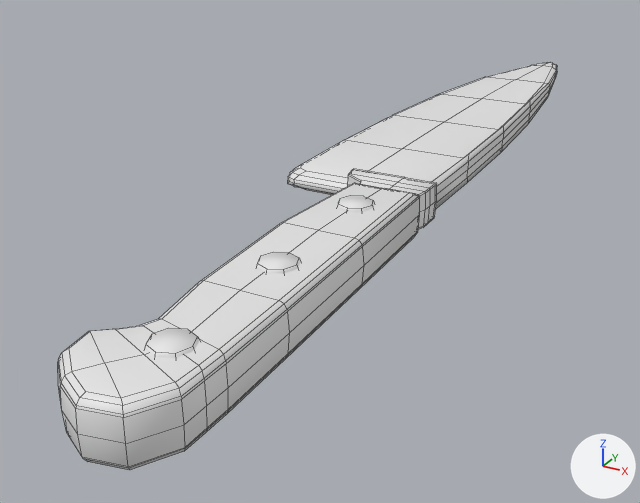
The FBX model Assets/models/tools_kitchen knife.fbx, before and after one commit.
Both versions are drawn from a 50 mm camera at (0.081, -0.192, 0.069) aimed at (-0.018, -0.012, -0.021). Lighting does not change. The marker at lower right points along +X, +Y and +Z. Mesh edges are drawn as thin lines.

The older version as bpy lines, for what is in view:
```python
me_tools_kitchen_knife = bpy.data.meshes.new('tools_kitchen knife')
me_tools_kitchen_knife.from_pydata(...)  # 490 vertices, 448 faces; spans x -0.024..0.017, y -0.122..0.134, z -0.006..0.006
ob_tools_kitchen_knife = bpy.data.objects.new('tools_kitchen knife', me_tools_kitchen_knife)
ob_tools_kitchen_knife.location = (0.0, 0.0, 0.0)
```
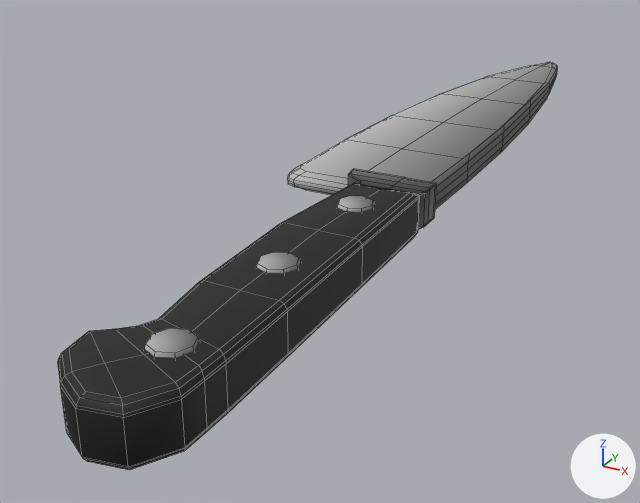
Changed parts and their boxes [x1, y1, x2, y2] in the pictures (640 x 503 px):
part 1 of me_tools_kitchen_knife, cut back: before [58, 175, 437, 467]; after [61, 175, 437, 467]
part 2 of me_tools_kitchen_knife, recoloured (white to grey): [58, 62, 557, 470] in both

The change in detail:
Picture 'texture_atlas.psd' (img_texture_atlas_psd) is new.
Material 'Texture_atlas' (mat_texture_atlas) is new.
Its texture is img_texture_atlas_psd.
Its roughness is 0.69.
me_tools_kitchen_knife is used by ob_tools_kitchen_knife; location (0.0, 0.0, 0.0).
me_tools_kitchen_knife had 490 vertices, 448 faces and spanned x -0.024..0.017, y -0.122..0.134, z -0.006..0.006.
me_tools_kitchen_knife now has 458 vertices, 410 faces and spans x -0.024..0.017, y -0.122..0.134, z -0.006..0.006.
Part 1, on me_tools_kitchen_knife:
32 vertices are removed from x -0.007..0.017, y -0.122..-0.017, z 0.0.
70 faces are deleted.
32 new faces join them.
me_tools_kitchen_knife part 2: 370 faces spanning x -0.024..0.017, y -0.122..0.134, z -0.006..0.006 switch from no material to mat_texture_atlas (picture img_texture_atlas_psd).
